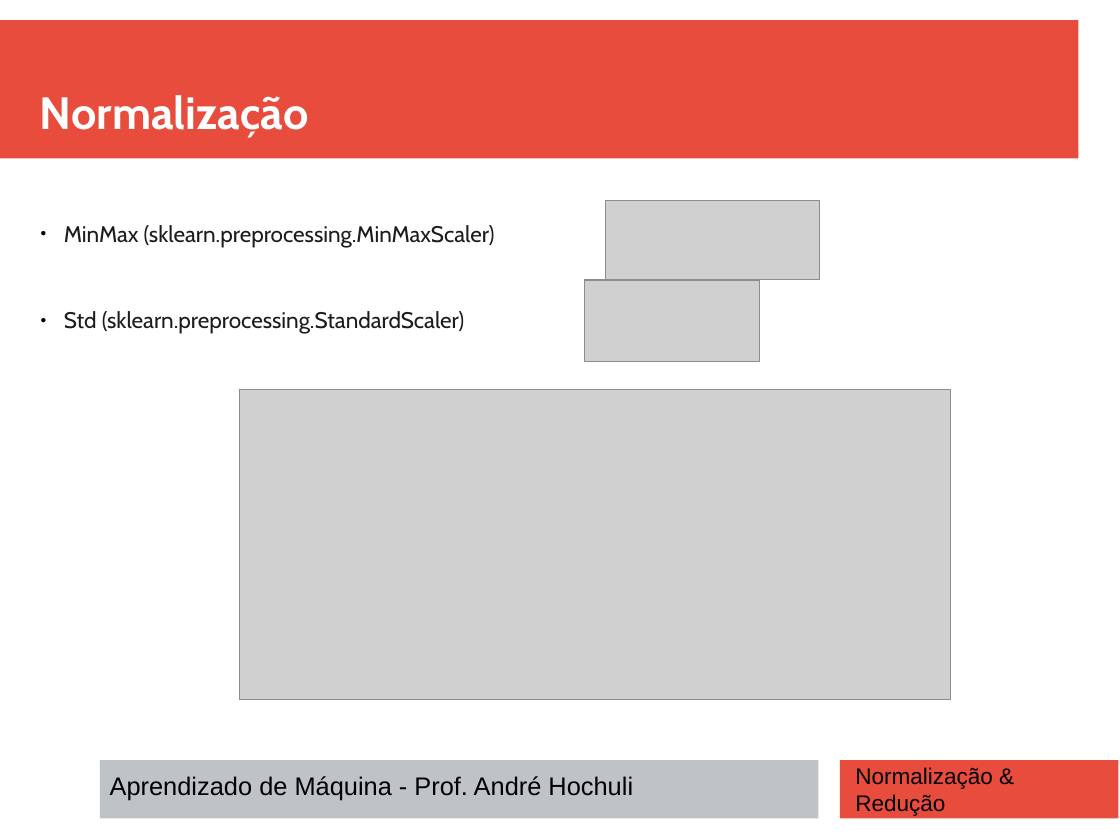
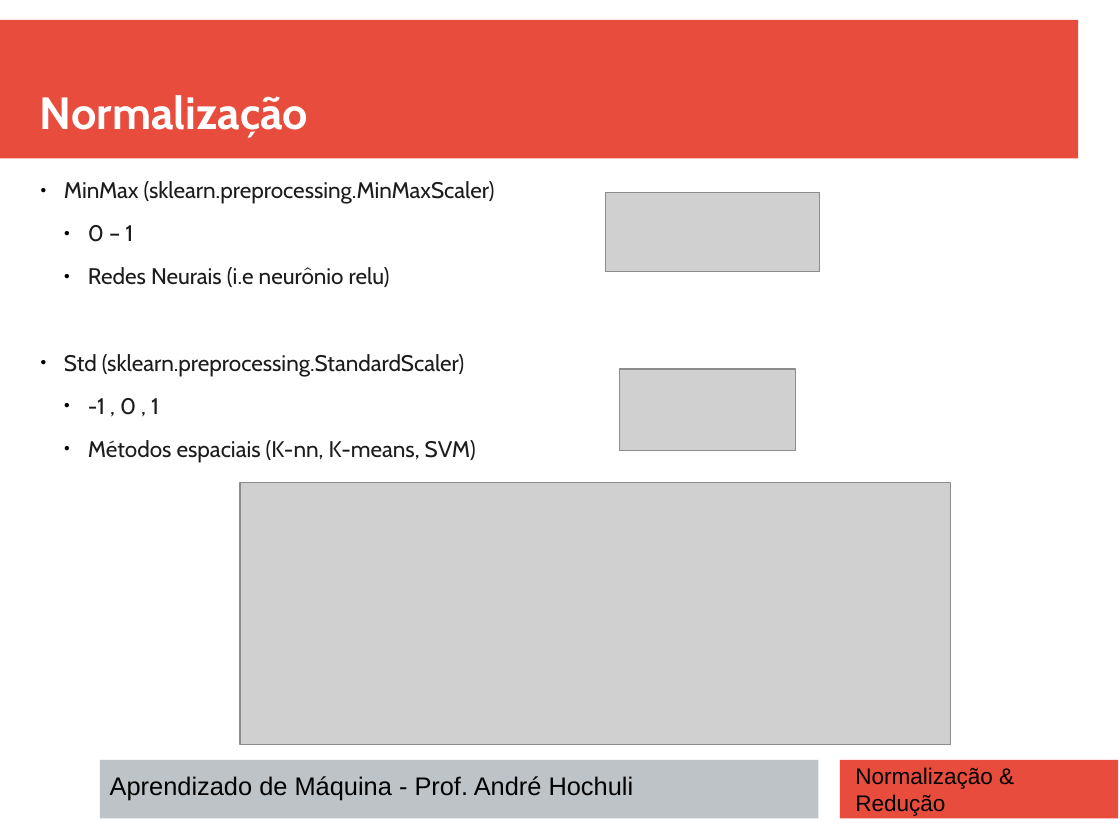
Before and after one commit to andrehochuli/teaching, a slide deck: slide 5 of AprendizadoMaquina/Tópico 02 - Aprendizado Supervisionado/Preprocessamento-Normalizacao&Reducao/Tópico 02 - Aprendizado Supervisionado- Normalizacao&Reducao.pptx. Drawn at 1120x840 pixels with LibreOffice and Linux fonts; fonts in the diff are those of the drawing; grey boxes stand for pictures. Boxes give left, top, right and bottom in pixels: in the first picture for what was removed or moved away, otherwise in the second. Text is boxed around its words. In the diff, an @@ line names an element or a change of style, - is before the commit and + after.

```diff
--- a/AprendizadoMaquina/Tópico 02 - Aprendizado Supervisionado/Preprocessamento-Normalizacao&Reducao/Tópico 02 - Aprendizado Supervisionado- Normalizacao&Reducao.pptx
+++ b/AprendizadoMaquina/Tópico 02 - Aprendizado Supervisionado/Preprocessamento-Normalizacao&Reducao/Tópico 02 - Aprendizado Supervisionado- Normalizacao&Reducao.pptx
@@ text "MinMax (sklearn.preprocessing.MinMaxScaler)": place and size @@
-text "MinMax (sklearn.preprocessing.MinMaxScaler)" at (64,225,495,334)
+text "MinMax (sklearn.preprocessing.MinMaxScaler)" at (64,181,495,463)
@@ picture: place and size @@
-picture at (606,201,820,281)
+picture at (606,193,820,272)
@@ text at (88,225,390,287): paragraphs added @@
+  ● 0 – 1
+  ● Redes Neurais (i.e neurônio relu)
@@ picture: place and size @@
-picture at (584,281,760,362)
+picture at (620,369,796,450)
@@ text at (88,398,476,463): paragraphs added @@
+  ● -1 , 0 , 1
+  ● Métodos espaciais (K-nn, K-means, SVM)
@@ picture: place and size @@
-picture at (240,390,951,700)
+picture at (240,483,951,745)
```
Also in this commit, not shown: 5 other files.
